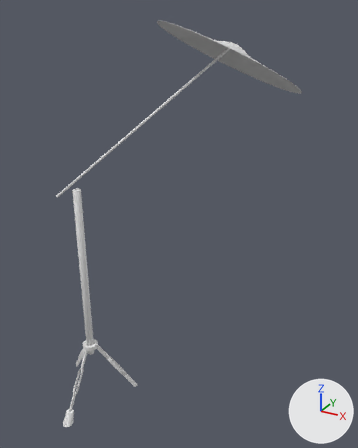
A saved change to the FBX model BeatBoxVR/Assets/3D Models/Drumset/Full/New_26.2.24/Splash_Cymbal.fbx.
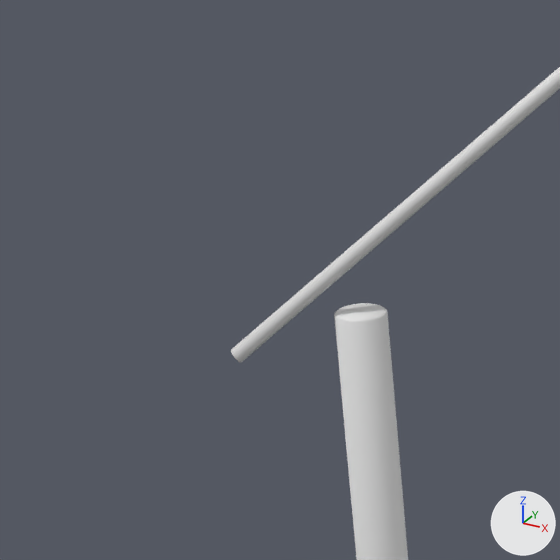
The first picture shows the older version from a 50 mm lens placed at (-0.039, -1.015, 1.009), pointed at (-0.597, -0.001, 0.501). The close-ups show both versions on the part from 5% to 30% of the width and 31% to 51% of the height of that picture; other places that the commit changed are outside them. Every picture has the same lights, and +X, +Y and +Z are marked at lower right.

Before the edit, the objects in view are built like this:
```python
me_cylinder_039 = bpy.data.meshes.new('Cylinder.039')
me_cylinder_039.from_pydata(...)  # 128 vertices, 98 faces; spans x -0.01..0.01, y -0.01..0.01, z -0.235..0.235
me_cylinder_039.materials.append(mat_substance_001)  # its picture is missing
me_cylinder_042 = bpy.data.meshes.new('Cylinder.042')
me_cylinder_042.from_pydata(...)  # 128 vertices, 98 faces; spans x -0.153..0.153, y -0.149..0.149, z -0.165..0.165
me_cylinder_042.materials.append(mat_substance_001)  # its picture is missing
ob_cylinder_002 = bpy.data.objects.new('Cylinder.002', me_cylinder_039)
ob_cylinder_002.location = (-0.7796, -0.1664, 0.3792)
ob_cylinder_005 = bpy.data.objects.new('Cylinder.005', me_cylinder_042)
ob_cylinder_005.location = (-0.6622, -0.0522, 0.763)
```
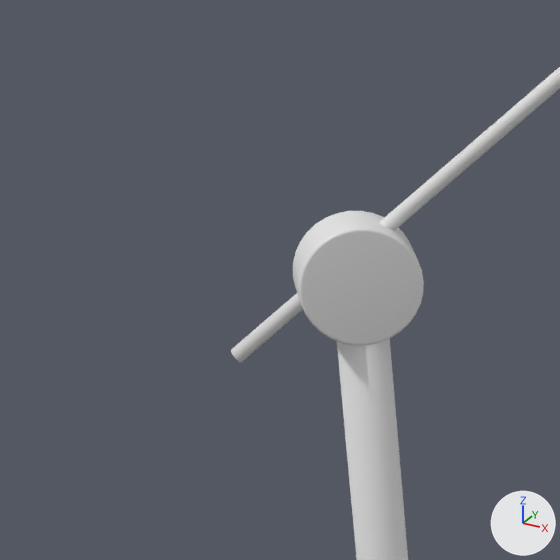
Pixel boxes (x1, y1, x2, y2) of what changed, in the close-ups (560 x 560 px):
'Snare_stand.040', added
    after: (293, 211, 424, 345)

What the commit changed:
Mesh me_plane_047 is new.
It has 512 vertices, 482 faces and spans x -0.0237..0.0236, y -0.0241..0.0241, z -0.0228..0.0228.
It uses material mat_substance_001 (its picture is missing).
Object 'Snare_stand.040' (ob_snare_stand_040) is new; it shows me_plane_047.
Its location is (-0.7793, -0.1665, 0.6274).
